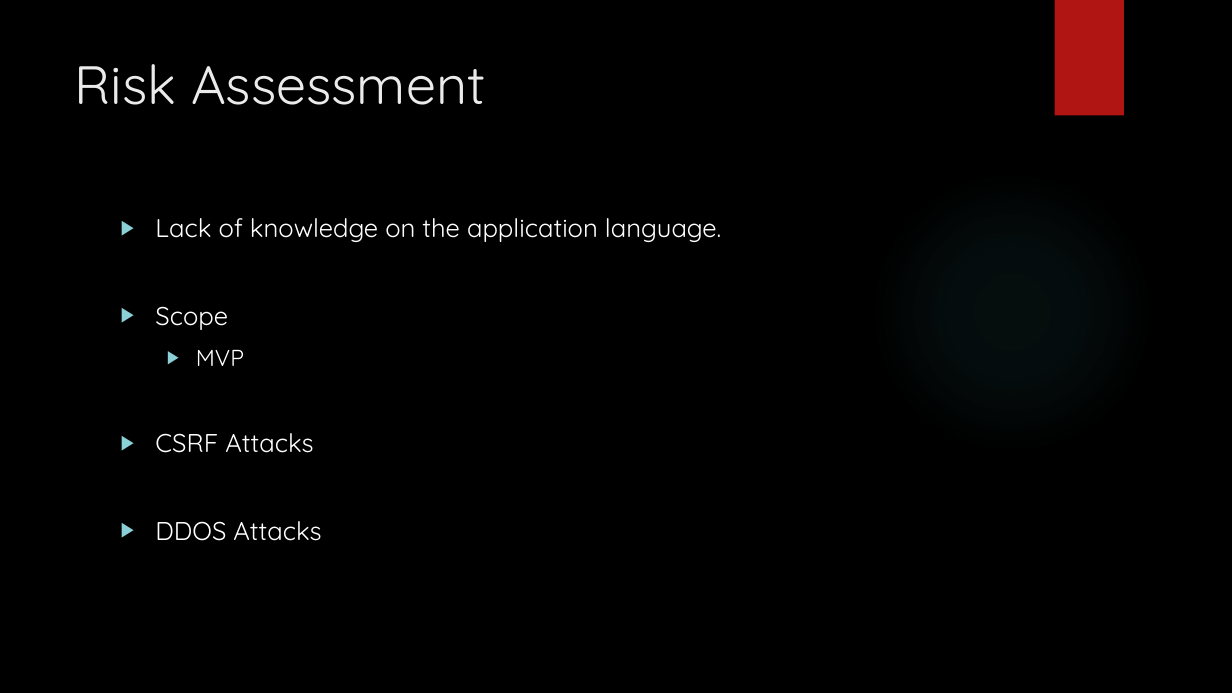
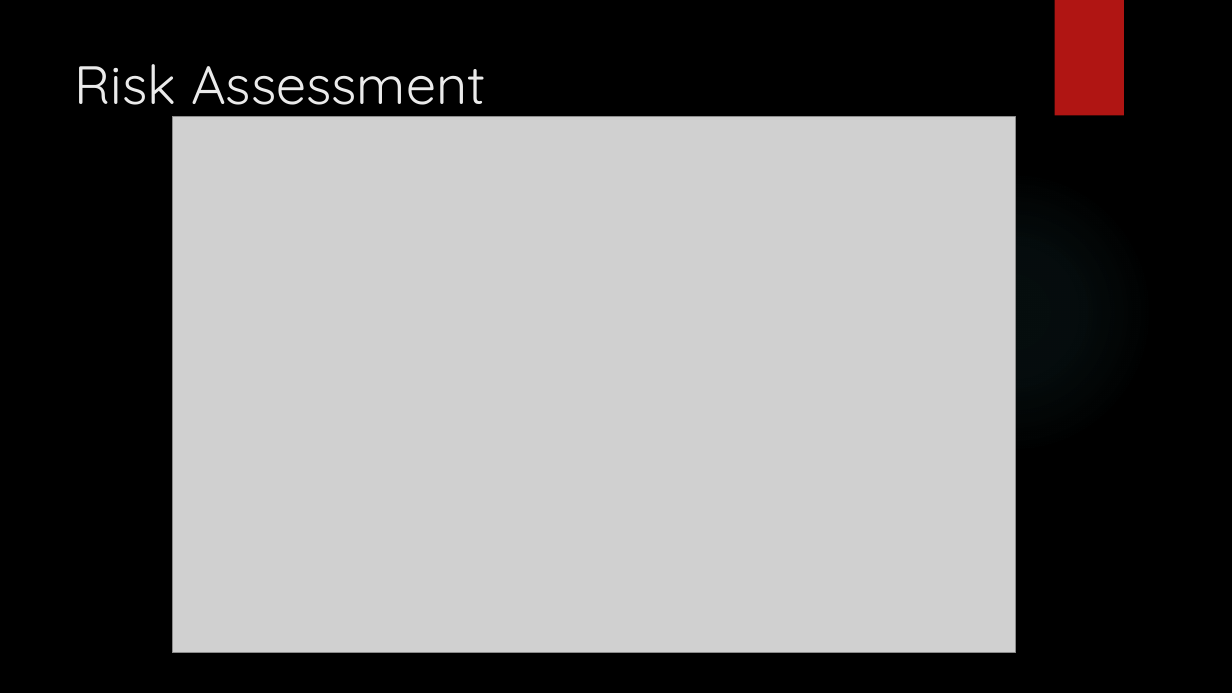
Before and after one commit to fabriziodea/BluePetClinic, a slide deck: slide 2 of Presentation.pptx. Drawn at 1232x693 pixels with LibreOffice and Linux fonts; fonts in the diff are those of the drawing; grey boxes stand for pictures; background and template pictures are left out. Boxes give left, top, right and bottom in pixels: in the first picture for what was removed or moved away, otherwise in the second. Text is boxed around its words. In the diff, an @@ line names an element or a change of style, - is before the commit and + after.

Commit message:
Ammended the risk assessment slides and script

```diff
--- a/Presentation.pptx
+++ b/Presentation.pptx
@@ picture added at box(172, 116, 1016, 653) @@
@@ text removed at box(155, 218, 721, 541) @@
-▶ Lack of knowledge on the application language.
-▶ Scope
-  ▶ MVP
-▶ CSRF Attacks
-▶ DDOS Attacks
```
Also in this commit, not shown: 2 slides added, 1 other file.
